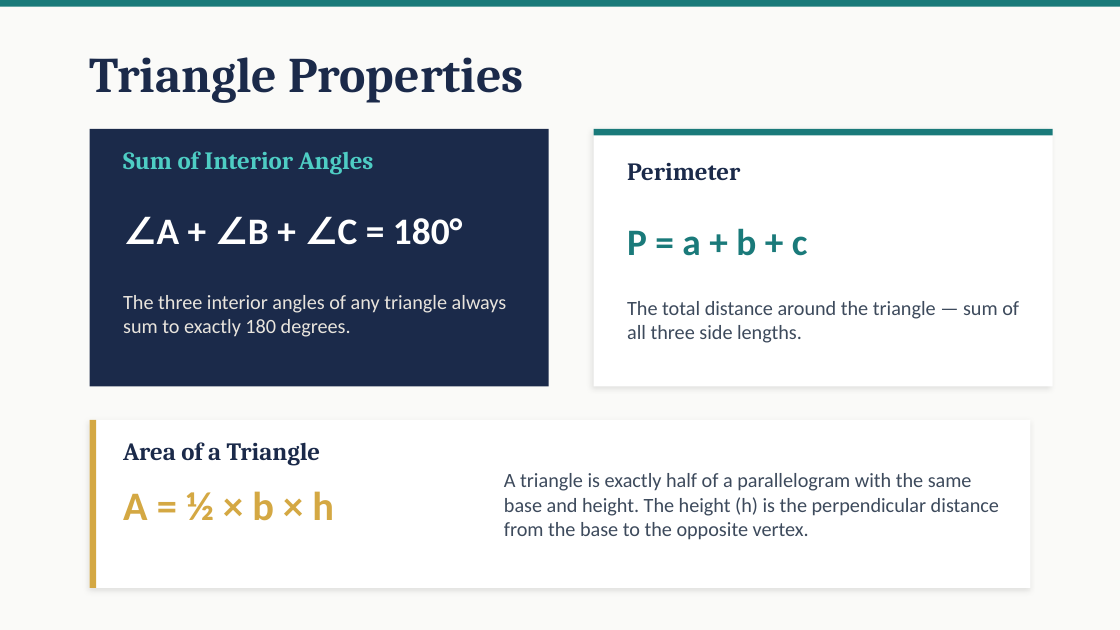
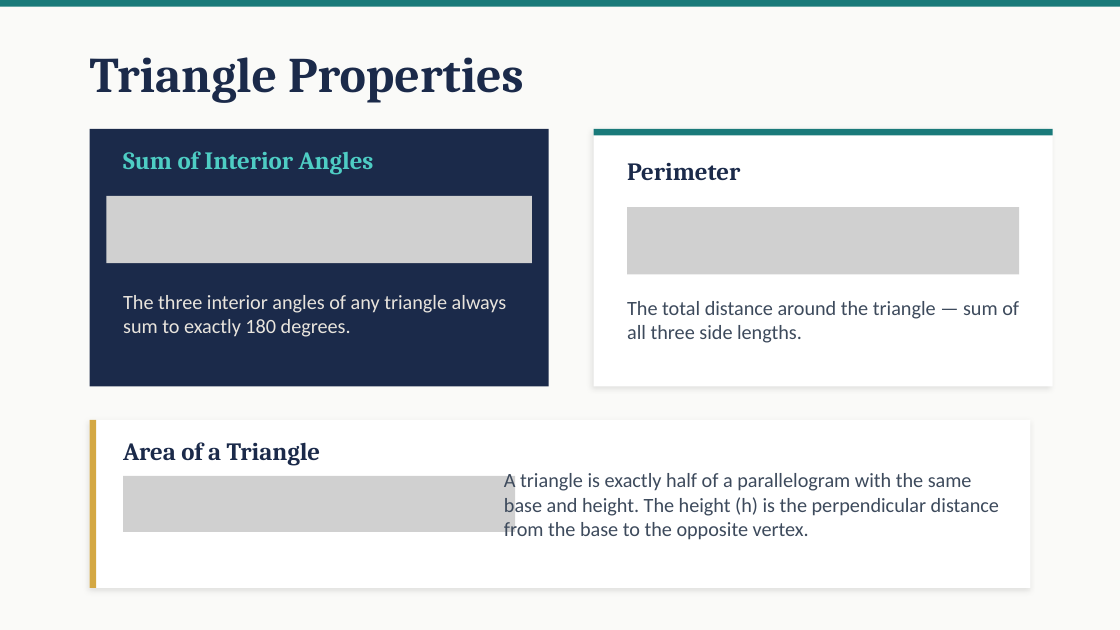
Before and after one commit to andrewhvolk/andrewhvolk.github.io, a slide deck: slide 32 of slides/Math130Unit2C.pptx. Drawn at 1120x630 pixels with LibreOffice and Linux fonts; fonts in the diff are those of the drawing; grey boxes stand for pictures. Boxes give left, top, right and bottom in pixels: in the first picture for what was removed or moved away, otherwise in the second. Text is boxed around its words. In the diff, an @@ line names an element or a change of style, - is before the commit and + after.

```diff
--- a/slides/Math130Unit2C.pptx
+++ b/slides/Math130Unit2C.pptx
@@ picture added at [106,196,532,263] @@
@@ picture added at [627,207,1019,274] @@
@@ text removed at [157,218,462,245] @@
-∠A + ∠B + ∠C = 180°
@@ text removed at [627,228,808,256] @@
-P = a + b + c
@@ picture added at [123,476,515,532] @@
@@ text removed at [123,491,334,521] @@
-A = ½ × b × h
```
Also in this commit, not shown: 8 other slides changed.
